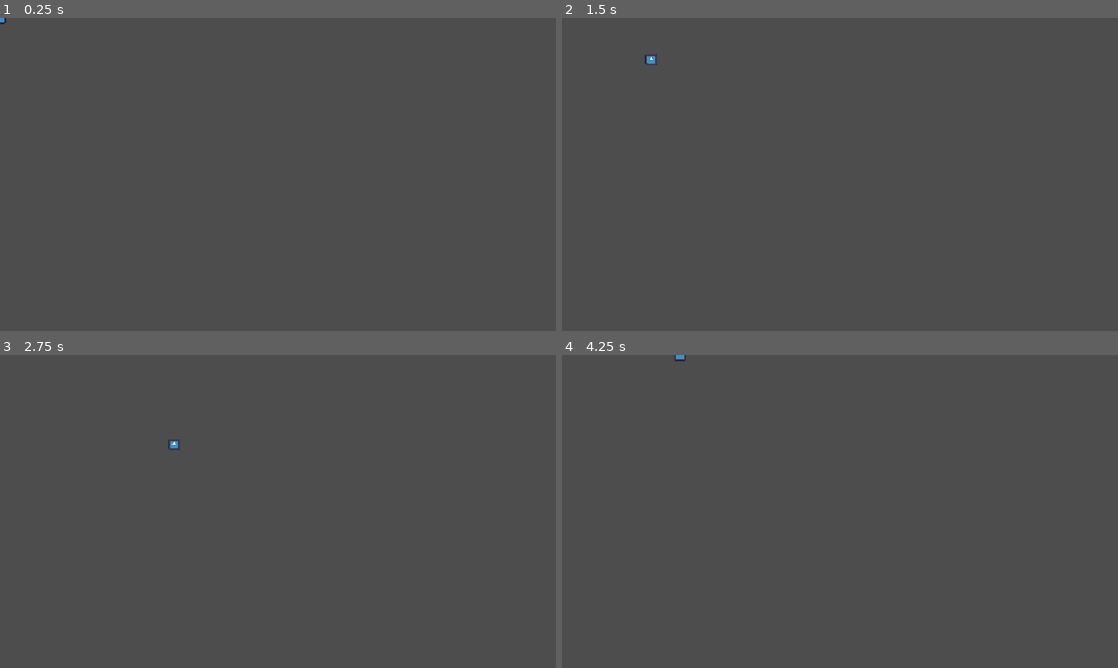
Above: before the commit, frames 1-4 (two rows, left to right).
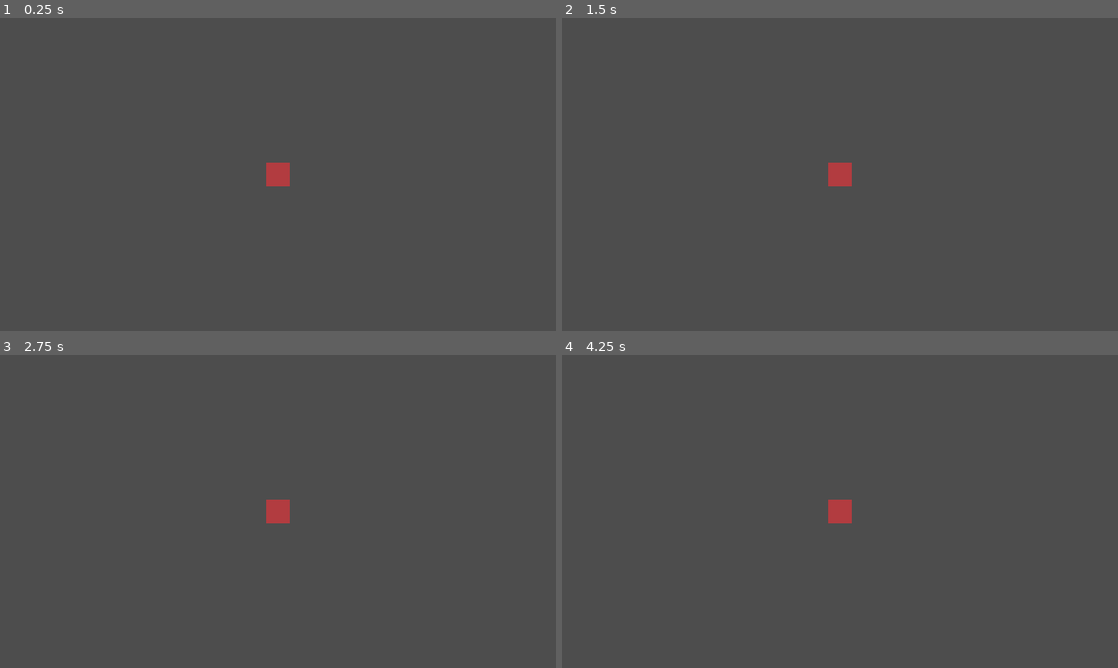
Above: after the commit, the same moments.

Repository: myles23s-gif/CORRUPTED-FILES-DONOT-USE
Game: Godot game, scene res://Prefab/character.tscn
The game is run twice, just before and just after one commit, with the same random seed, the same clock (stepped at 60 frames per second) and the same inputs. The engine's default icon, where the game draws it, is replaced by a stand-in: a white triangle on a blue panel in a dark square.
Inputs:
- Up to frame 1 (0.25 s): no input
- Up to frame 2 (1.5 s): tap Enter at 0.5 s; hold D (player_right) 0.53-1.28 s; tap Space (player_dash) at 0.6, 1.35 s; hold S (player_down) from 1.28 s (still down)
- Up to frame 3 (2.75 s): release S (player_down) at 2.03 s; hold D (player_right) from 2.03 s (still down); tap Space (player_dash) at 2.1 s
- Up to frame 4 (4.25 s): tap Space (player_dash) at 2.75, 2.85, 3.6 s; release D (player_right) at 2.78 s; hold W (player_up) 2.78-3.53 s; hold A (player_left) from 3.53 s (still down)

The runs differ from the first frame. In frame 1, 0.3% of the frame differs, in the area x 0-53%, y 0-54%; in frame 2, 0.4%, in the area x 14-53%, y 11-54%; in frame 3, 0.4%; in frame 4, 0.4%.

Commit message:
Update character.tscn
changed player from area 2d to character body 2d

Diff:
--- a/error-404-exe/Prefab/character.tscn
+++ b/error-404-exe/Prefab/character.tscn
@@ -1,18 +1,21 @@
 [gd_scene format=3 uid="uid://cs5d5po13a7u7"]
 
-[ext_resource type="Texture2D" uid="uid://dqo6x4hppm3yp" path="res://icon.svg" id="1_m73dr"]
 [ext_resource type="Script" uid="uid://b45cd5qjgwm77" path="res://Scripts/player.gd" id="1_mkbva"]
+[ext_resource type="Texture2D" uid="uid://rexqiwwf186j" path="res://Temp Sprites/temp-character.png" id="2_mkbva"]
 
 [sub_resource type="RectangleShape2D" id="RectangleShape2D_mako7"]
 size = Vector2(24, 24)
 
-[node name="Player" type="Area2D" unique_id=343074308]
+[node name="Player" type="CharacterBody2D" unique_id=1002642745]
 script = ExtResource("1_mkbva")
 
 [node name="Sprite2D" type="Sprite2D" parent="." unique_id=1724051773]
-position = Vector2(9.536743e-07, -4.7683716e-07)
-scale = Vector2(0.18750001, 0.18750001)
-texture = ExtResource("1_m73dr")
+position = Vector2(0, 1.1920929e-06)
+scale = Vector2(0.37499997, 0.375)
+texture = ExtResource("2_mkbva")
 
 [node name="CollisionShape2D" type="CollisionShape2D" parent="." unique_id=1814544759]
 shape = SubResource("RectangleShape2D_mako7")
+
+[node name="Camera2D" type="Camera2D" parent="." unique_id=361214871]
+zoom = Vector2(2, 2)
